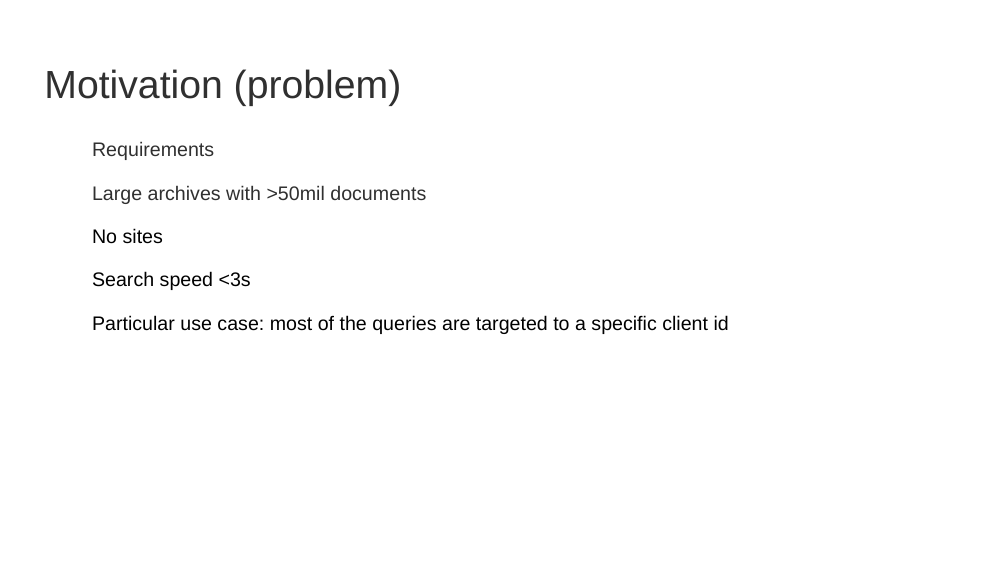
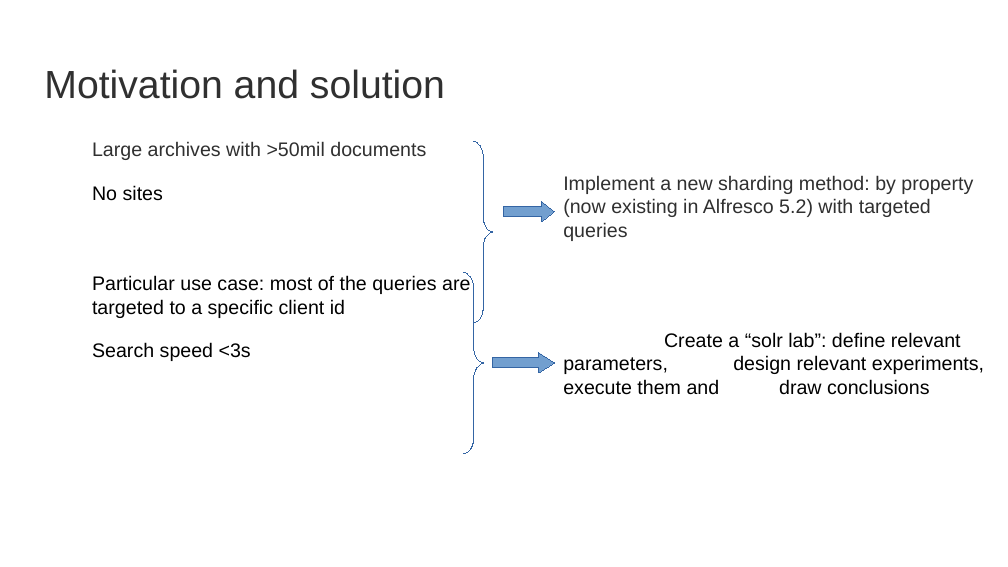
Before and after one commit to OrderOfTheBee/beecon, a slide deck: slide 2 of 2017/assets/files/L21/BeeCon2017.odp. Drawn at 1008x567 pixels with LibreOffice and Linux fonts; fonts in the diff are those of the drawing; background and template pictures are left out. Boxes give left, top, right and bottom in pixels: in the first picture for what was removed or moved away, otherwise in the second. Text is boxed around its words. In the diff, an @@ line names an element or a change of style, - is before the commit and + after.

```diff
--- a/2017/assets/files/L21/BeeCon2017.odp
+++ b/2017/assets/files/L21/BeeCon2017.odp
@@ title at [44, 69, 445, 99]: text changed @@
-Motivation (problem)
+Motivation and solution
@@ text at [92, 141, 214, 160]: paragraph removed @@
-Requirements
@@ freeform shape added at [474, 141, 493, 323], outline #3465A4 0 pt @@
@@ text added at [563, 175, 984, 395], 14 pt, text #000000 @@
+Implement a new sharding method: by property (now existing in Alfresco 5.2) with targeted queries
+Create a “solr lab”: define relevant parameters, design relevant experiments, execute them and draw conclusions
@@ right arrow added at [504, 202, 554, 222], fill #729FCF, outline #3465A4 0 pt @@
@@ text at [92, 275, 470, 318]: paragraph added @@
+● Particular use case: most of the queries are targeted to a specific client id
@@ freeform shape added at [464, 272, 484, 454], outline #3465A4 0 pt @@
@@ text at [92, 315, 729, 334]: paragraph removed @@
-● Particular use case: most of the queries are targeted to a specific client id
@@ right arrow added at [493, 353, 554, 373], fill #729FCF, outline #3465A4 0 pt @@
```
Also in this commit, not shown: 7 other slides changed, 2 slides added, 2 slides removed, 15 other files.
